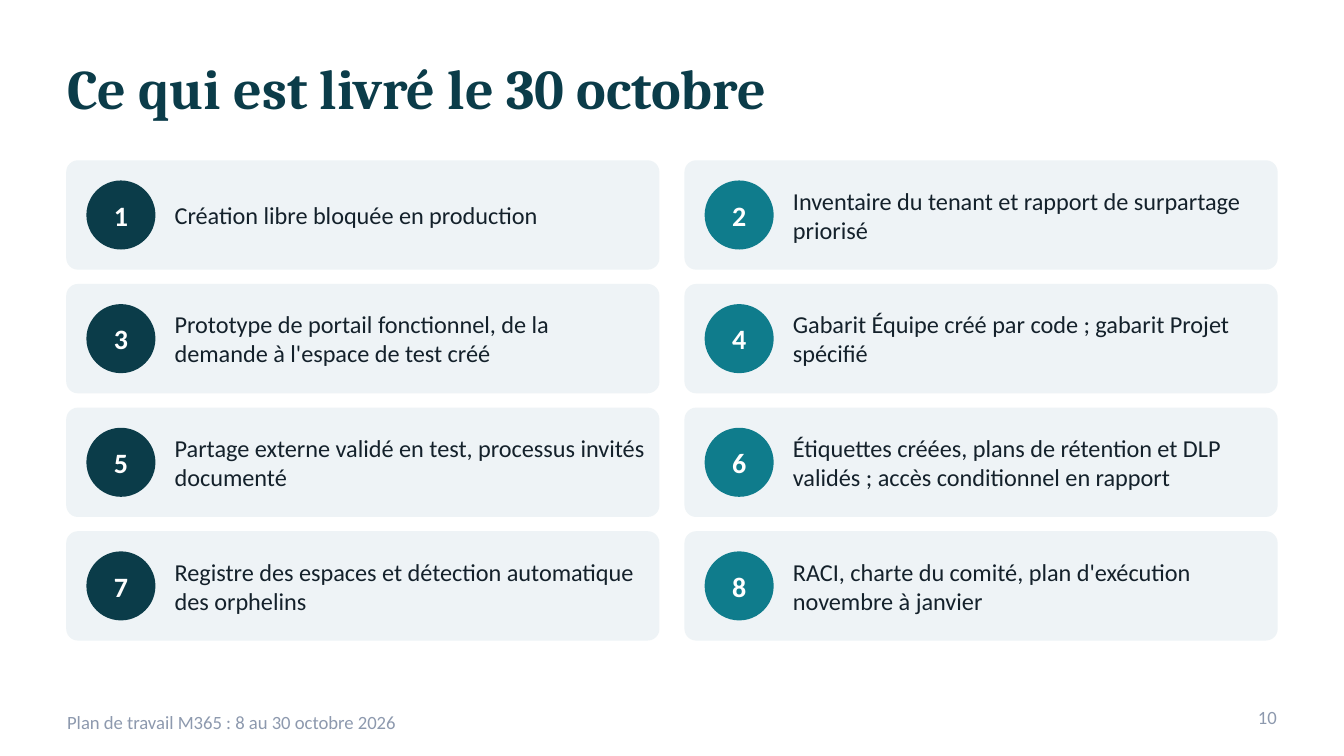
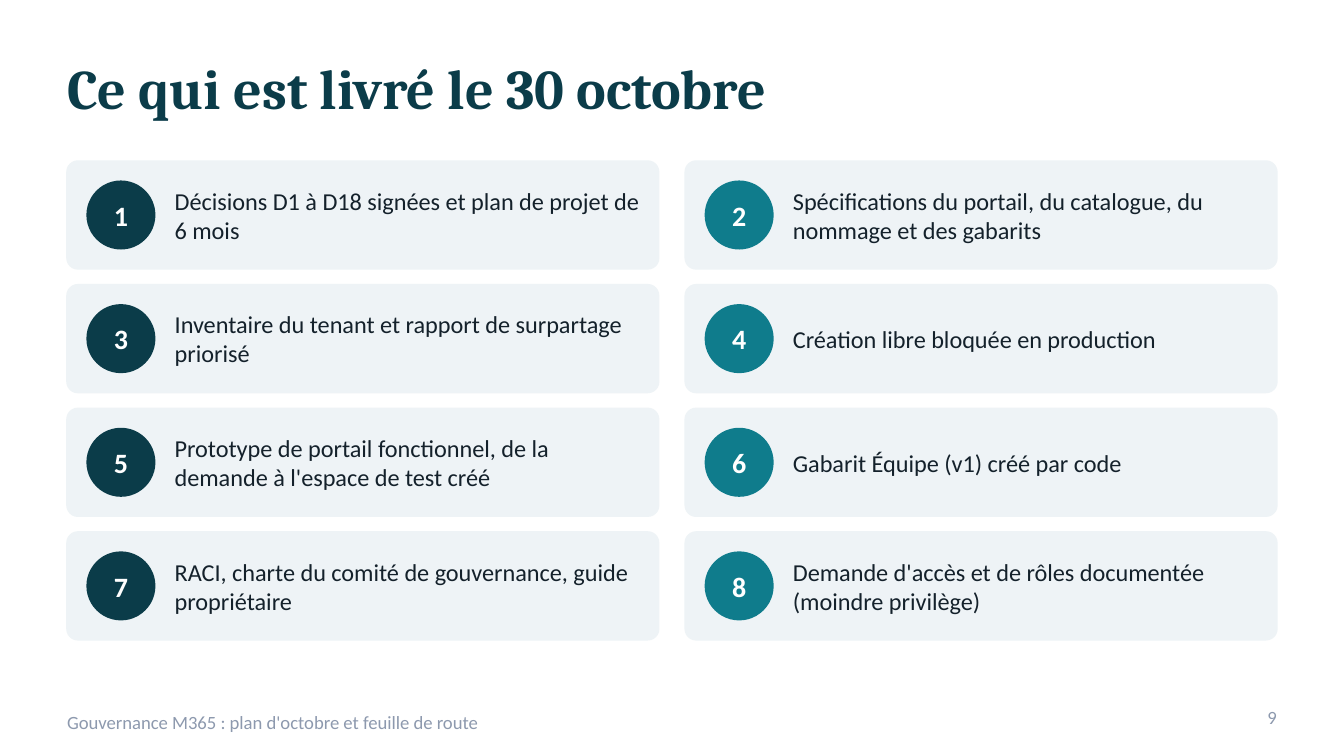
Before and after one commit to SEMTech42/DEV_Copilot, a slide deck: slide 9 of Presentation-Plan-Octobre-M365.pptx (slide 10 before the commit). Drawn at 1344x756 pixels with LibreOffice and Linux fonts; fonts in the diff are those of the drawing. Boxes give left, top, right and bottom in pixels: in the first picture for what was removed or moved away, otherwise in the second. Text is boxed around its words. In the diff, an @@ line names an element or a change of style, - is before the commit and + after.

```diff
--- a/Presentation-Plan-Octobre-M365.pptx
+++ b/Presentation-Plan-Octobre-M365.pptx
@@ text at box(175, 193, 639, 239): text changed @@
-Création libre bloquée en production
+Décisions D1 à D18 signées et plan de projet de 6 mois
@@ text at box(793, 193, 1203, 243): text changed @@
-Inventaire du tenant et rapport de surpartage priorisé
+Spécifications du portail, du catalogue, du nommage et des gabarits
@@ text at box(175, 316, 622, 366): text changed @@
-Prototype de portail fonctionnel, de la demande à l'espace de test créé
+Inventaire du tenant et rapport de surpartage priorisé
@@ text at box(793, 331, 1155, 352): text changed @@
-Gabarit Équipe créé par code ; gabarit Projet spécifié
+Création libre bloquée en production
@@ text at box(175, 440, 549, 490): text changed @@
-Partage externe validé en test, processus invités documenté
+Prototype de portail fonctionnel, de la demande à l'espace de test créé
@@ text at box(793, 452, 1122, 476): text changed @@
-Étiquettes créées, plans de rétention et DLP validés ; accès conditionnel en rapport
+Gabarit Équipe (v1) créé par code
@@ text at box(175, 564, 627, 614): text changed @@
-Registre des espaces et détection automatique des orphelins
+RACI, charte du comité de gouvernance, guide propriétaire
@@ text at box(793, 564, 1204, 614): text changed @@
-RACI, charte du comité, plan d'exécution novembre à janvier
+Demande d'accès et de rôles documentée (moindre privilège)
@@ text at box(67, 716, 478, 732): text changed @@
-Plan de travail M365 : 8 au 30 octobre 2026
+Gouvernance M365 : plan d'octobre et feuille de route
@@ page number at box(1267, 712, 1276, 724): text changed @@
-10
+9
```
Also in this commit, not shown: 8 other slides changed, 3 slides added, 3 slides removed, 1 other file.
